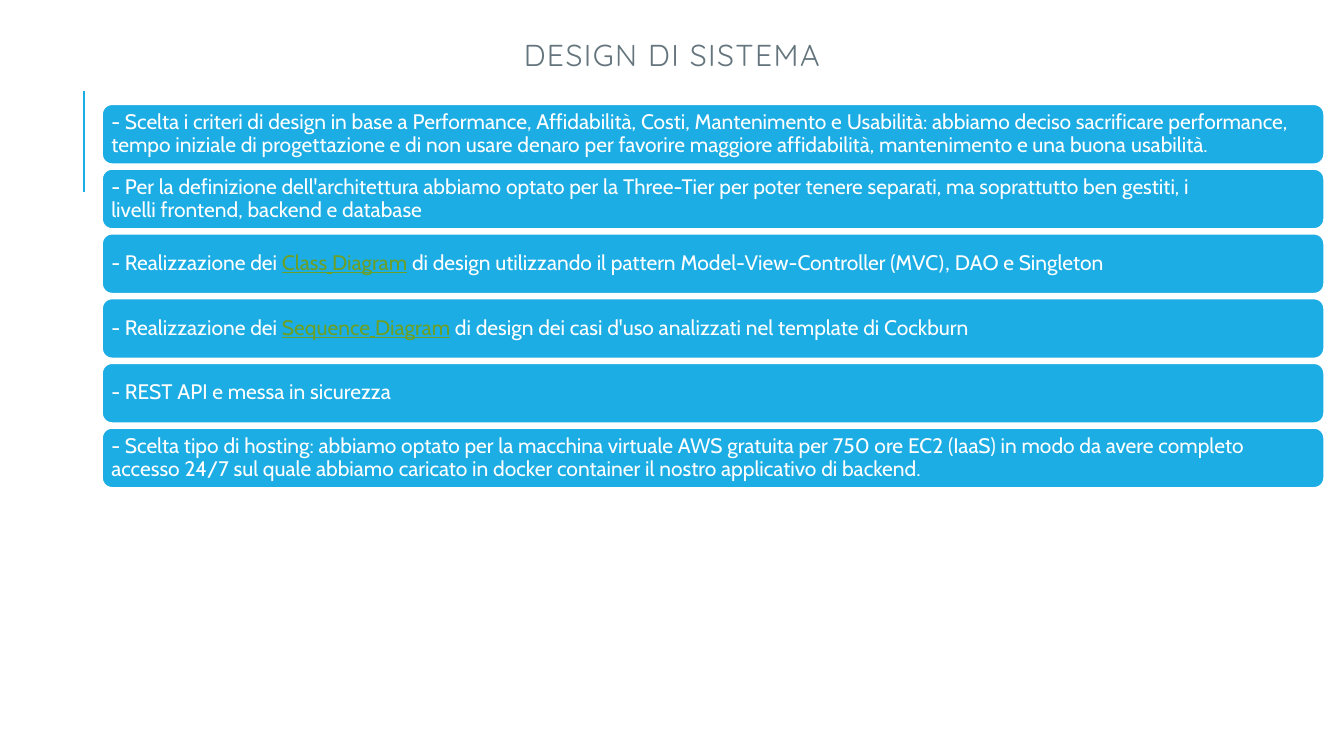
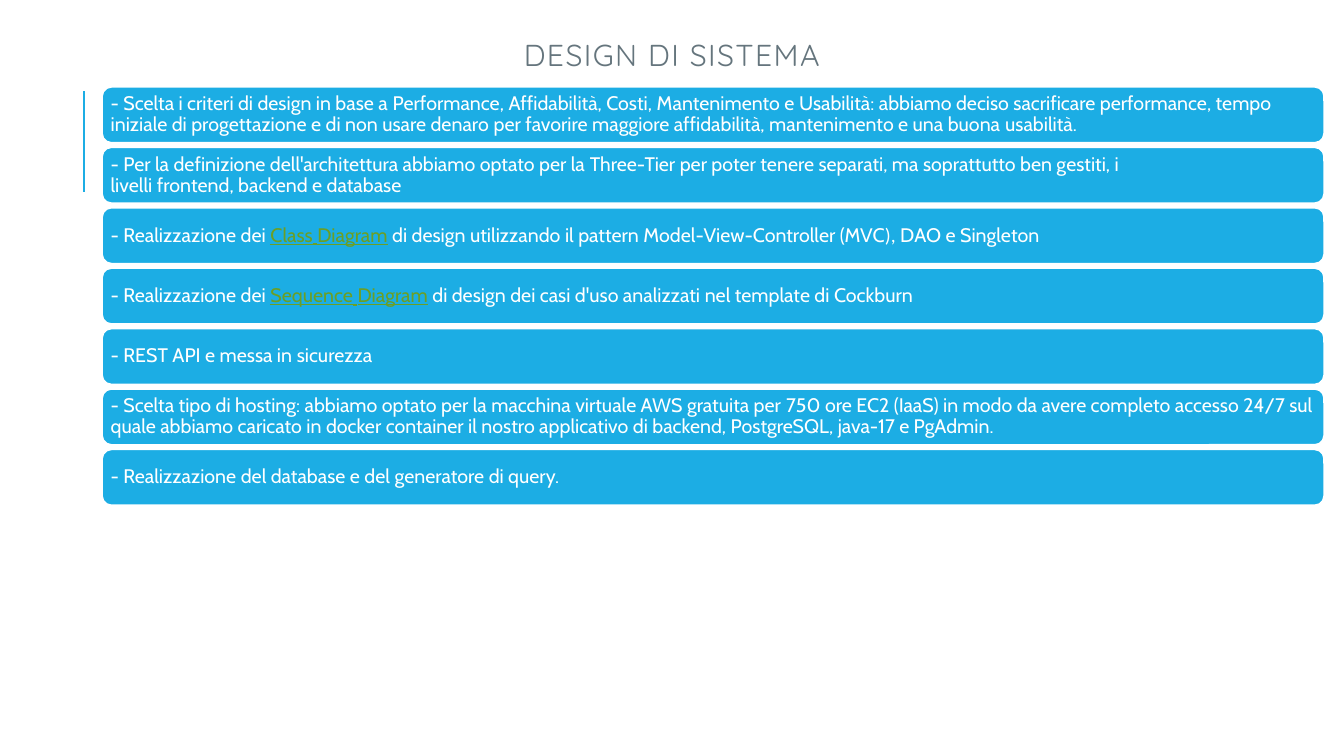
Before and after one commit to CristianCarrella/Ratatouille23, a slide deck: slide 8 of powerpoint_presentazione/presentazione.pptx. Drawn at 1344x756 pixels with LibreOffice and Linux fonts; fonts in the diff are those of the drawing. Boxes give left, top, right and bottom in pixels: in the first picture for what was removed or moved away, otherwise in the second. Text is boxed around its words. In the diff, an @@ line names an element or a change of style, - is before the commit and + after.

Commit message:
Presentazione

```diff
--- a/powerpoint_presentazione/presentazione.pptx
+++ b/powerpoint_presentazione/presentazione.pptx
@@ rounded rectangle: place and size @@
-rounded rectangle at box(102, 104, 1324, 163)
+rounded rectangle at box(102, 87, 1324, 143)
@@ text "- Scelta i criteri di ...": place and size @@
-text "- Scelta i criteri di ..." at box(111, 113, 1287, 158)
+text "- Scelta i criteri di ..." at box(111, 95, 1272, 136)
@@ rounded rectangle: place and size @@
-rounded rectangle at box(102, 169, 1324, 229)
+rounded rectangle at box(102, 147, 1324, 204)
@@ text "- Per la definizione dell'architettura ...": place and size @@
-text "- Per la definizione dell'architettura ..." at box(111, 178, 1188, 219)
+text "- Per la definizione dell'architettura ..." at box(111, 156, 1119, 194)
@@ rounded rectangle: place and size @@
-rounded rectangle at box(102, 234, 1324, 293)
+rounded rectangle at box(102, 208, 1324, 264)
@@ text "- Realizzazione dei Class Diagram ...": place and size @@
-text "- Realizzazione dei Class Diagram ..." at box(125, 254, 1104, 276)
+text "- Realizzazione dei Class Diagram ..." at box(123, 227, 1039, 247)
@@ rounded rectangle added at box(102, 268, 1324, 325), fill #1CADE4, outline #FFFFFF 1.25 pt @@
@@ text "- Realizzazione dei Sequence Diagram ...": place and size @@
-text "- Realizzazione dei Sequence Diagram ..." at box(125, 319, 968, 341)
+text "- Realizzazione dei Sequence Diagram ..." at box(123, 287, 913, 307)
@@ rounded rectangle: place and size @@
-rounded rectangle at box(102, 298, 1324, 358)
+rounded rectangle at box(102, 329, 1324, 385)
@@ size 15 to 14 pt in 5 elements at box(111, 95, 1272, 136), box(111, 156, 1119, 194), box(123, 227, 1039, 247), box(123, 287, 913, 307), box(123, 348, 373, 363) @@
@@ text "- REST API e messa ...": place and size @@
-text "- REST API e messa ..." at box(125, 384, 391, 400)
+text "- REST API e messa ..." at box(123, 348, 373, 363)
@@ rounded rectangle: place and size @@
-rounded rectangle at box(102, 363, 1324, 422)
+rounded rectangle at box(102, 389, 1324, 446)
@@ text at box(111, 397, 1312, 438): text changed; size 15 to 14 pt @@
-- Scelta tipo di hosting: abbiamo optato per la macchina virtuale AWS gratuita per 750 ore EC2 (IaaS) in modo da avere completo accesso 24/7 sul quale abbiamo caricato in docker container il nostro applicativo di backend.
+- Scelta tipo di hosting: abbiamo optato per la macchina virtuale AWS gratuita per 750 ore EC2 (IaaS) in modo da avere completo accesso 24/7 sul quale abbiamo caricato in docker container il nostro applicativo di backend, PostgreSQL, java-17 e PgAdmin.
@@ rounded rectangle: place and size @@
-rounded rectangle at box(102, 429, 1324, 488)
+rounded rectangle at box(102, 450, 1324, 506)
@@ text added at box(123, 468, 559, 488), 14 pt, text #FFFFFF @@
+- Realizzazione del database e del generatore di query.
```
Also in this commit, not shown: 7 other slides changed, 3 other files.
